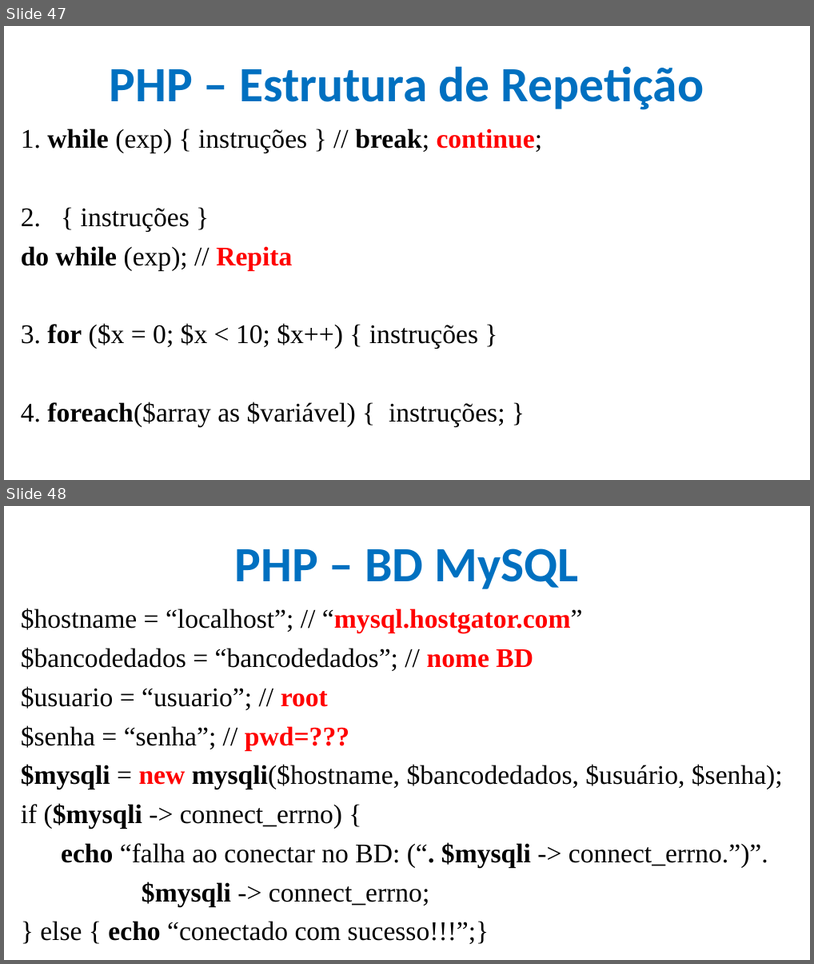
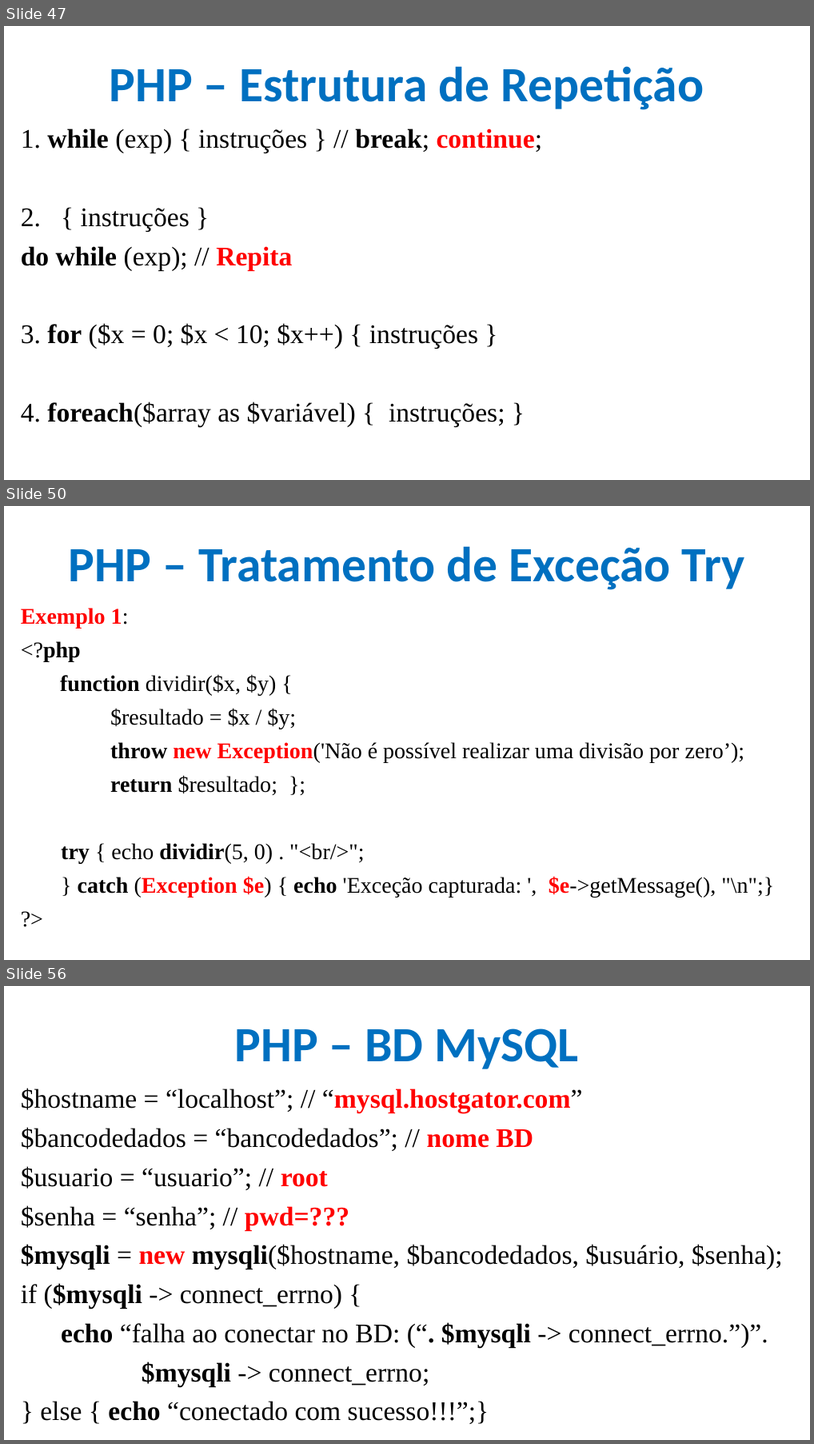
Before and after one commit to CloudEducationBrazil/WydenDesenvolvimentoWebPHP, a slide deck: 01 Classes/Aula 12 e 13 Desenvolvimento Web PHP - PHP.pptx. Shown one above the other, each under a label of ours: slides 47 and 48 before the commit, slides 47, 50 and 56 after it; the slides between them are not shown. The pictures are 814x964 and 814x1444 pixels, drawn with LibreOffice and Linux fonts; fonts in the diff are those of the drawing; background and template pictures are left out. Boxes give left, top, right and bottom in pixels: in the first picture for what was removed or moved away, otherwise in the second. Text is boxed around its words. In the diff, an @@ line names an element or a change of style, - is before the commit and + after.

Commit message:
ppt 11 e 12 PHP

```diff
--- a/01 Classes/Aula 12 e 13 Desenvolvimento Web PHP - PHP.pptx
+++ b/01 Classes/Aula 12 e 13 Desenvolvimento Web PHP - PHP.pptx
@@ slide 50 added at <box>4,506,810,960</box>, background picture (left out) @@
@@ title added at <box>68,546,746,590</box>, 44 pt, text #0070C0, bold @@
+PHP – Tratamento de Exceção Try
@@ text added at <box>21,608,774,897</box>, 20 pt, text #000000 @@
+Exemplo 1:
+<?php
+  function dividir($x, $y) {
+    $resultado = $x / $y;
+    throw new Exception('Não é possível realizar uma divisão por zero’);
+    return $resultado; };
+try { echo dividir(5, 0) . "<br/>";
+} catch (Exception $e) { echo 'Exceção capturada: ', $e->getMessage(), "\n";}
+?>
@@ what was slide 48 is now slide 56 @@
```
Also in this commit, not shown: 4 slides changed, 4 other slides added.
